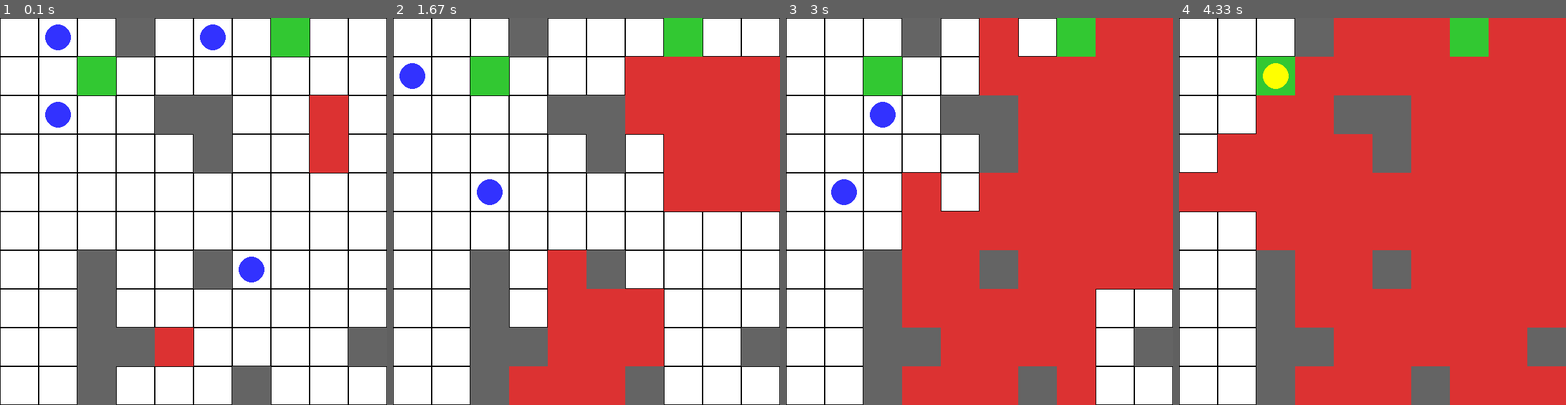
Above: before the commit, frames 1-4 (left to right).
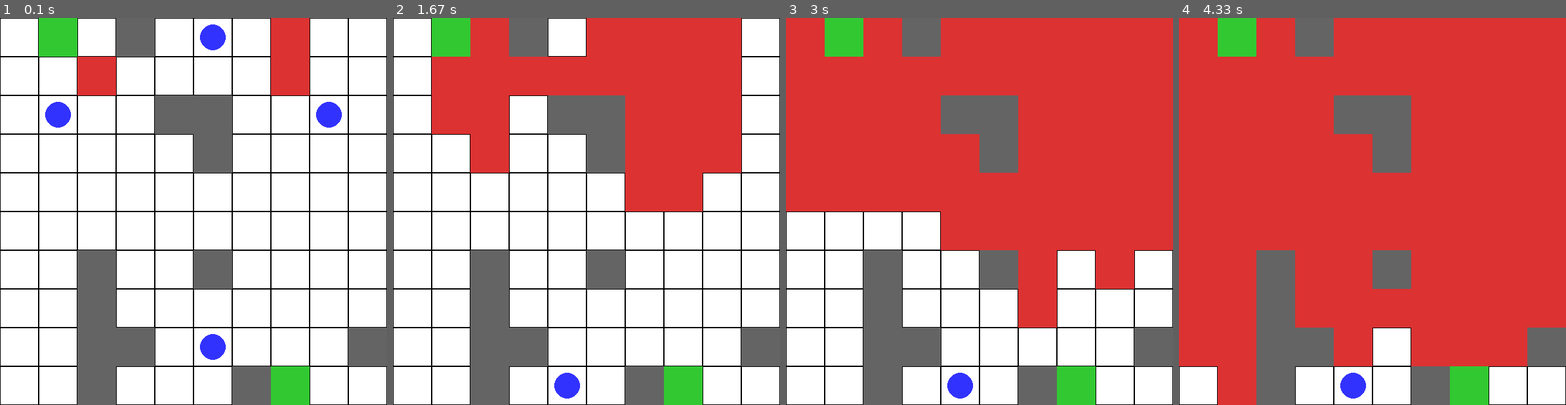
Above: after the commit, the same moments.

Repository: dayanithaa/RL-Multi-Agent-Evacuation
Game: pygame game, started from main.py
The game is run twice, just before and just after one commit, with the same random seed, the same clock (stepped at 60 frames per second) and the same inputs.
Inputs:
- Up to frame 1 (0.1 s): no input
- Up to frame 2 (1.67 s): no input
- Up to frame 3 (3 s): no input
- Up to frame 4 (4.33 s): no input

The runs differ from the first frame. In frame 1, 8.7% of the frame differs, in the area x 10-90%, y 0-100%; in frame 2, 33%; in frame 3, 41%, in the area x 0-100%, y 0-100%; in frame 4, 26%.

Commit message:
modified env

Diff:
--- a/environment/grid_world.py
+++ b/environment/grid_world.py
@@ -34,6 +34,27 @@
             if self.grid[x][y] == EMPTY:
                 return (x, y)
 
+    def random_empty_boundary_cell(self):
+
+        while True:
+
+            edge = random.randint(0, 3)
+            if edge == 0:
+                x = 0
+                y = random.randint(0, self.grid_size - 1)
+            elif edge == 1:
+                x = self.grid_size - 1
+                y = random.randint(0, self.grid_size - 1)
+            elif edge == 2:
+                x = random.randint(0, self.grid_size - 1)
+                y = 0
+            else:
+                x = random.randint(0, self.grid_size - 1)
+                y = self.grid_size - 1
+
+            if self.grid[x][y] == EMPTY:
+                return (x, y)
+
     def initialize_environment(self):
 
         # Obstacles
@@ -45,7 +66,7 @@
         # Exit Gates
         for _ in range(2):
 
-            x, y = self.random_empty_cell()
+            x, y = self.random_empty_boundary_cell()
             self.grid[x][y] = EXIT
 
         # Initial Fire
